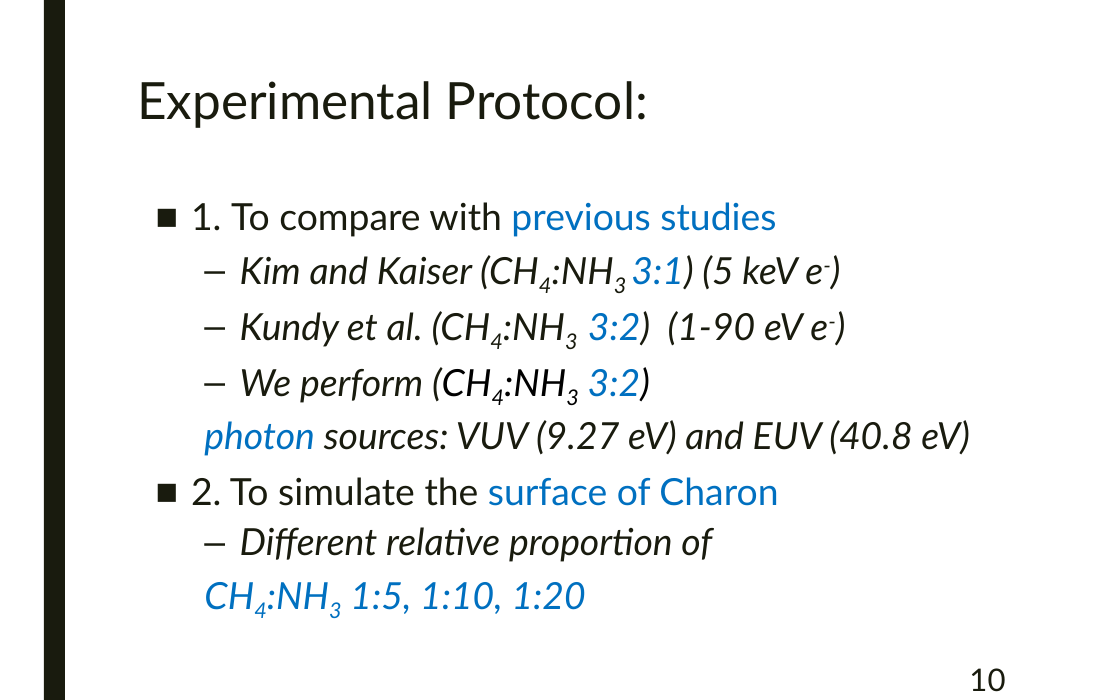
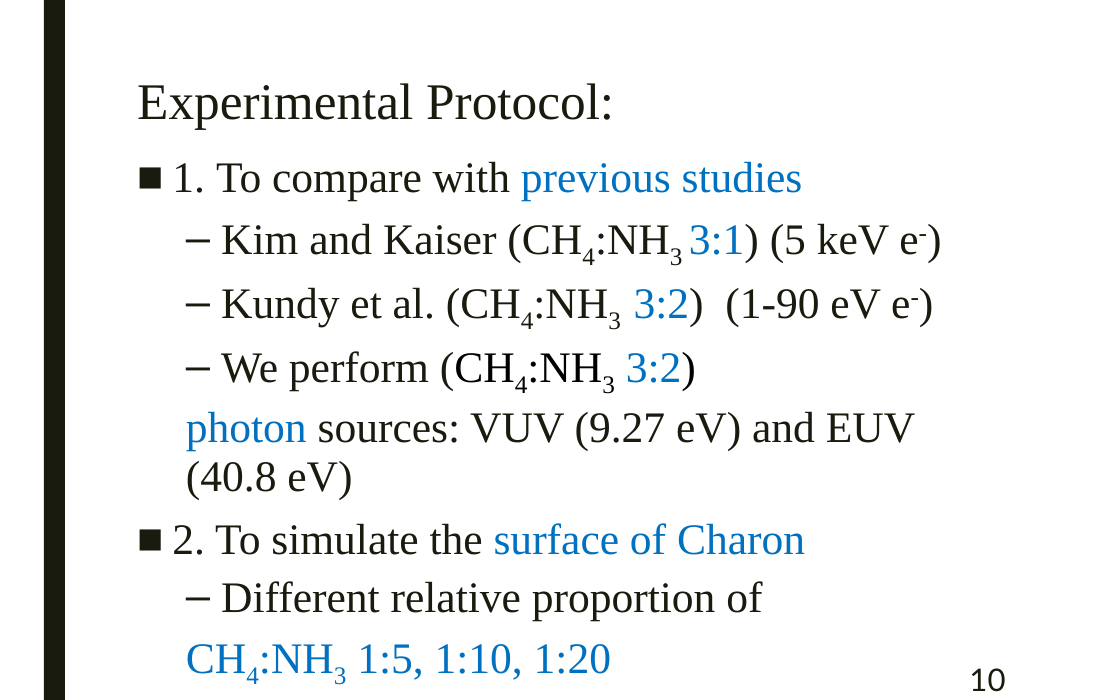
Before and after one commit to samuello1228/lily, a slide deck: slide 10 of doc/VUV and EUV irradiation of CH4 + NH3.pptx. Drawn at 1120x700 pixels with LibreOffice and Linux fonts; fonts in the diff are those of the drawing. Boxes give left, top, right and bottom in pixels: in the first picture for what was removed or moved away, otherwise in the second. Text is boxed around its words. In the diff, an @@ line names an element or a change of style, - is before the commit and + after.

```diff
--- a/doc/VUV and EUV irradiation of CH4 + NH3.pptx
+++ b/doc/VUV and EUV irradiation of CH4 + NH3.pptx
@@ title "Experimental Protocol:" at box(137, 83, 614, 130): font Lato to Times New Roman @@
@@ text "1. To compare with previous ...": place and size @@
-text "1. To compare with previous ..." at box(191, 202, 969, 614)
+text "1. To compare with previous ..." at box(172, 161, 918, 680)
@@ text "1. To compare with previous ..." at box(172, 161, 918, 680): size 24 to 28 pt, font Lato to Times New Roman; italic off in "Kim and Kaiser (CH4:NH3 3:1) (5 keV ...", "Kundy et al. (CH4:NH3 3:2) (1-90 eV ...", "We perform (CH4:NH3 3:2)", "photon sources: VUV (9.27 eV) and EUV ..." and 2 more places @@
```
Also in this commit, not shown: 30 other slides changed, 1 other file.
